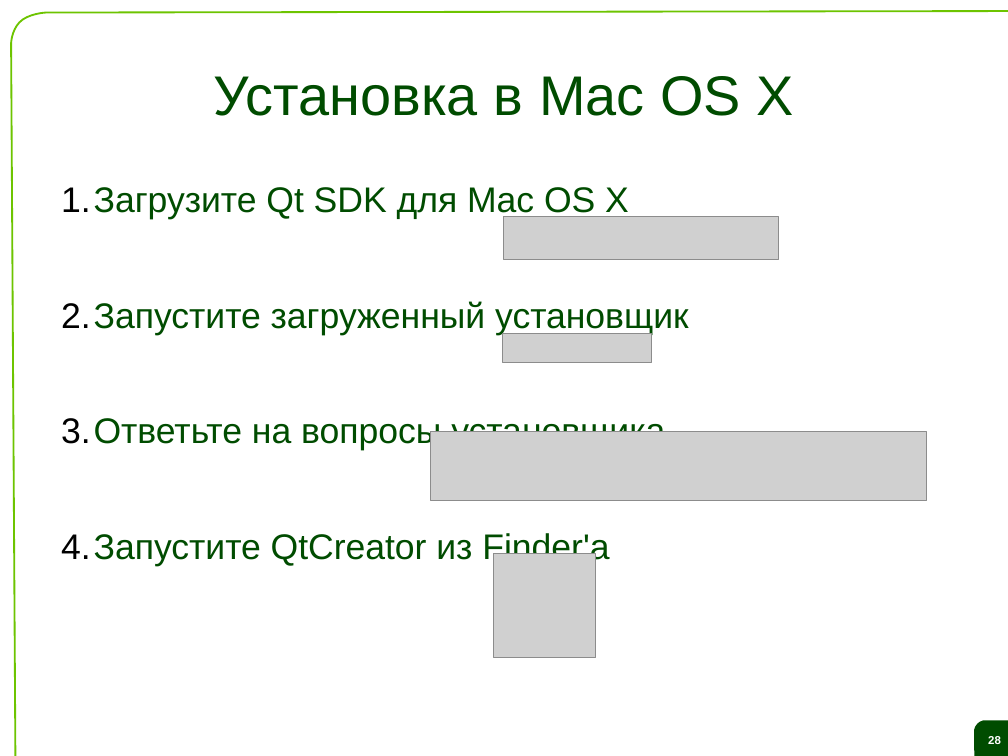
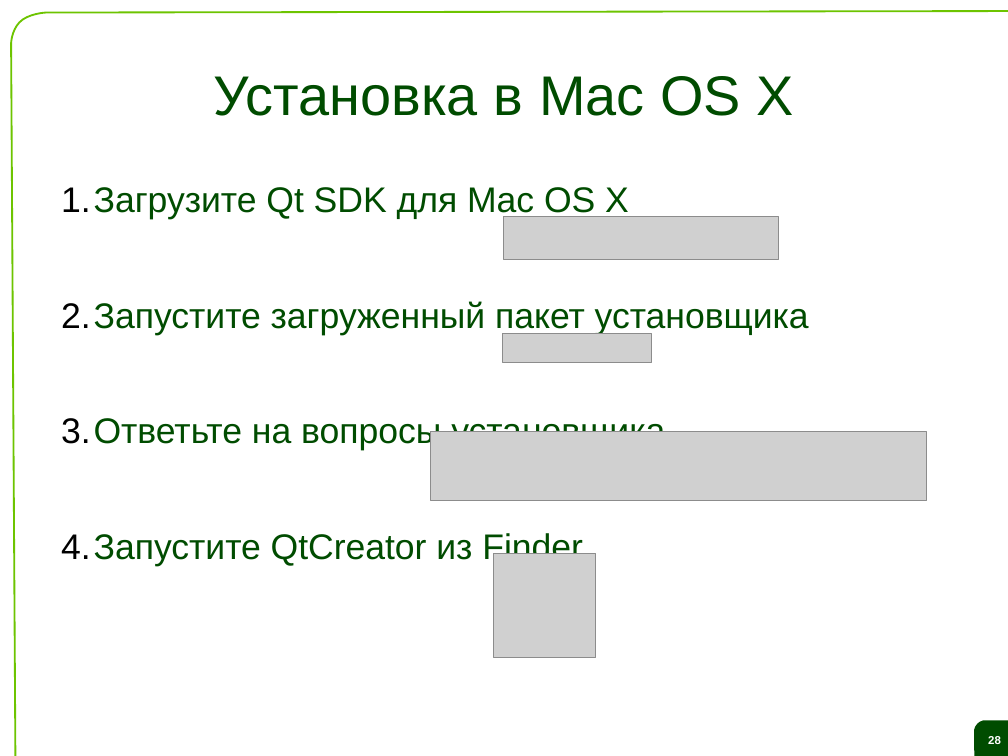
Before and after one commit to saa/qecm, a slide deck: slide 28 of Lectures and Exercises/L01 - The ideas behind Qt and a live demo/L1 Slides.odp. Drawn at 1008x756 pixels with LibreOffice and Linux fonts; fonts in the diff are those of the drawing; grey boxes stand for pictures; background and template pictures are left out. Boxes give left, top, right and bottom in pixels: in the first picture for what was removed or moved away, otherwise in the second. Text is boxed around its words. In the diff, an @@ line names an element or a change of style, - is before the commit and + after.

```diff
--- a/Lectures and Exercises/L01 - The ideas behind Qt and a live demo/L1 Slides.odp
+++ b/Lectures and Exercises/L01 - The ideas behind Qt and a live demo/L1 Slides.odp
@@ text at bbox=[61, 301, 809, 335]: text changed @@
-2. Запустите загруженный установщик
+2. Запустите загруженный пакет установщика
@@ text at bbox=[61, 531, 583, 566]: text changed @@
-4. Запустите QtCreator из Finder'а
+4. Запустите QtCreator из Finder
```
Also in this commit, not shown: 13 other slides changed.
